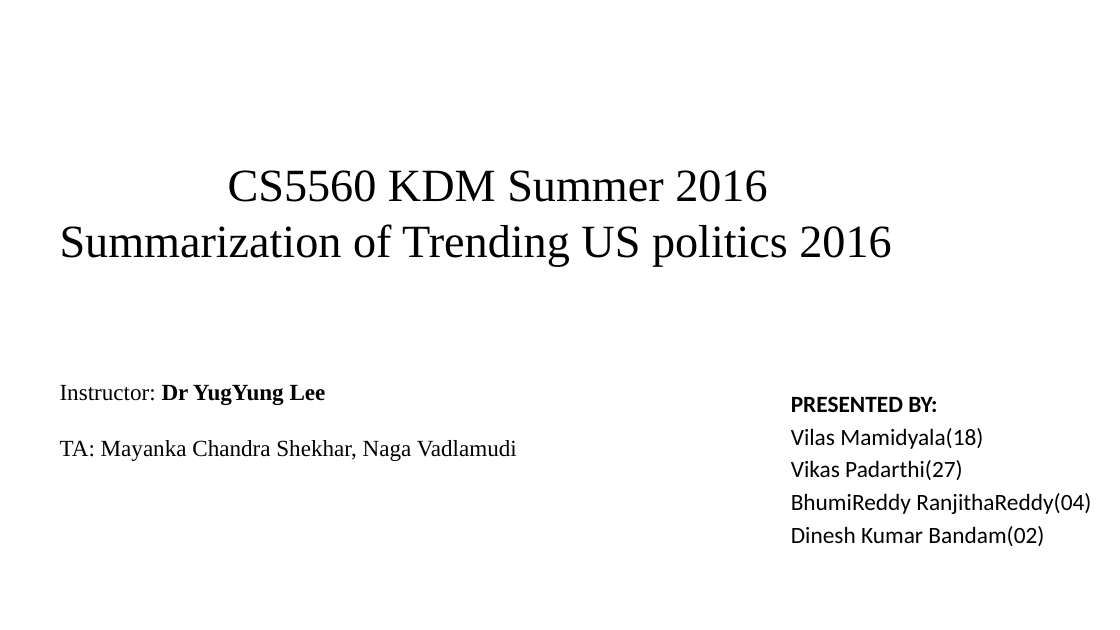
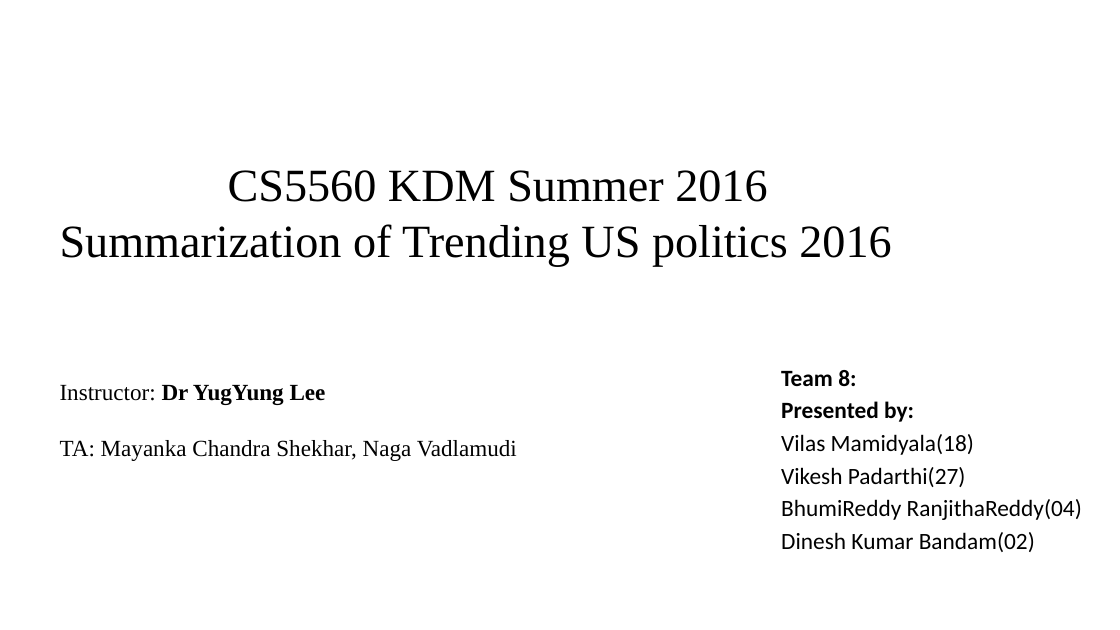
Before and after one commit to vilasmamidyala/KDM_SM16_SM, a slide deck: slide 1 of Documentation/KDM Presentation final.pptx. Drawn at 1120x630 pixels with LibreOffice and Linux fonts; fonts in the diff are those of the drawing; background and template pictures are left out. Boxes give left, top, right and bottom in pixels: in the first picture for what was removed or moved away, otherwise in the second. Text is boxed around its words. In the diff, an @@ line names an element or a change of style, - is before the commit and + after.

Commit message:
changes

```diff
--- a/Documentation/KDM Presentation final.pptx
+++ b/Documentation/KDM Presentation final.pptx
@@ subtitle "Team 8:": place and size @@
-subtitle "Team 8:" at [791,396,1091,546]
+subtitle "Team 8:" at [781,370,1082,552]
@@ subtitle at [781,370,914,422]: text changed @@
-PRESENTED BY:
+Team 8:
+Presented by:
@@ subtitle at [781,467,966,487]: text changed @@
-Vikas Padarthi(27)
+Vikesh Padarthi(27)
```
